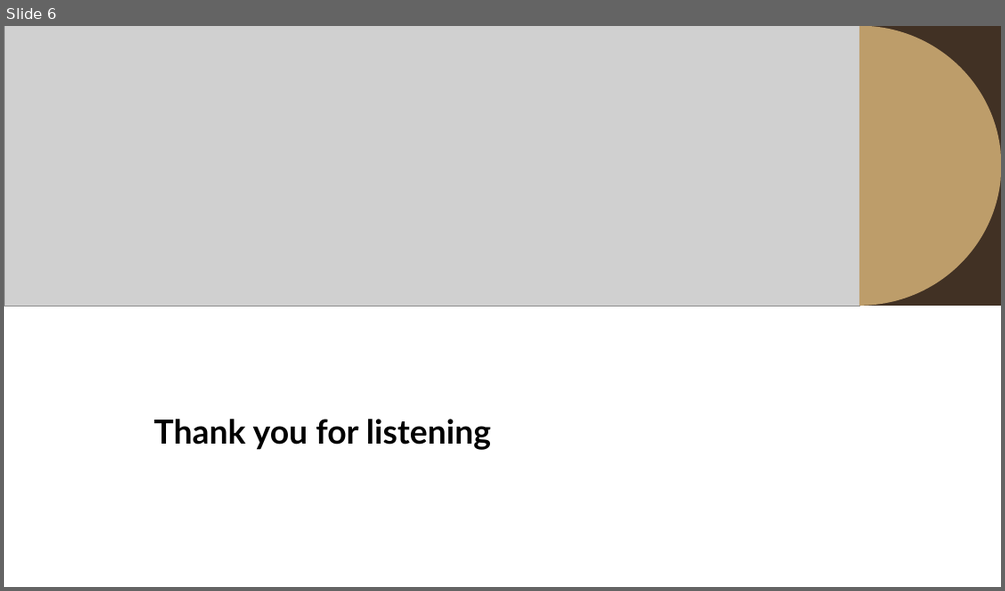
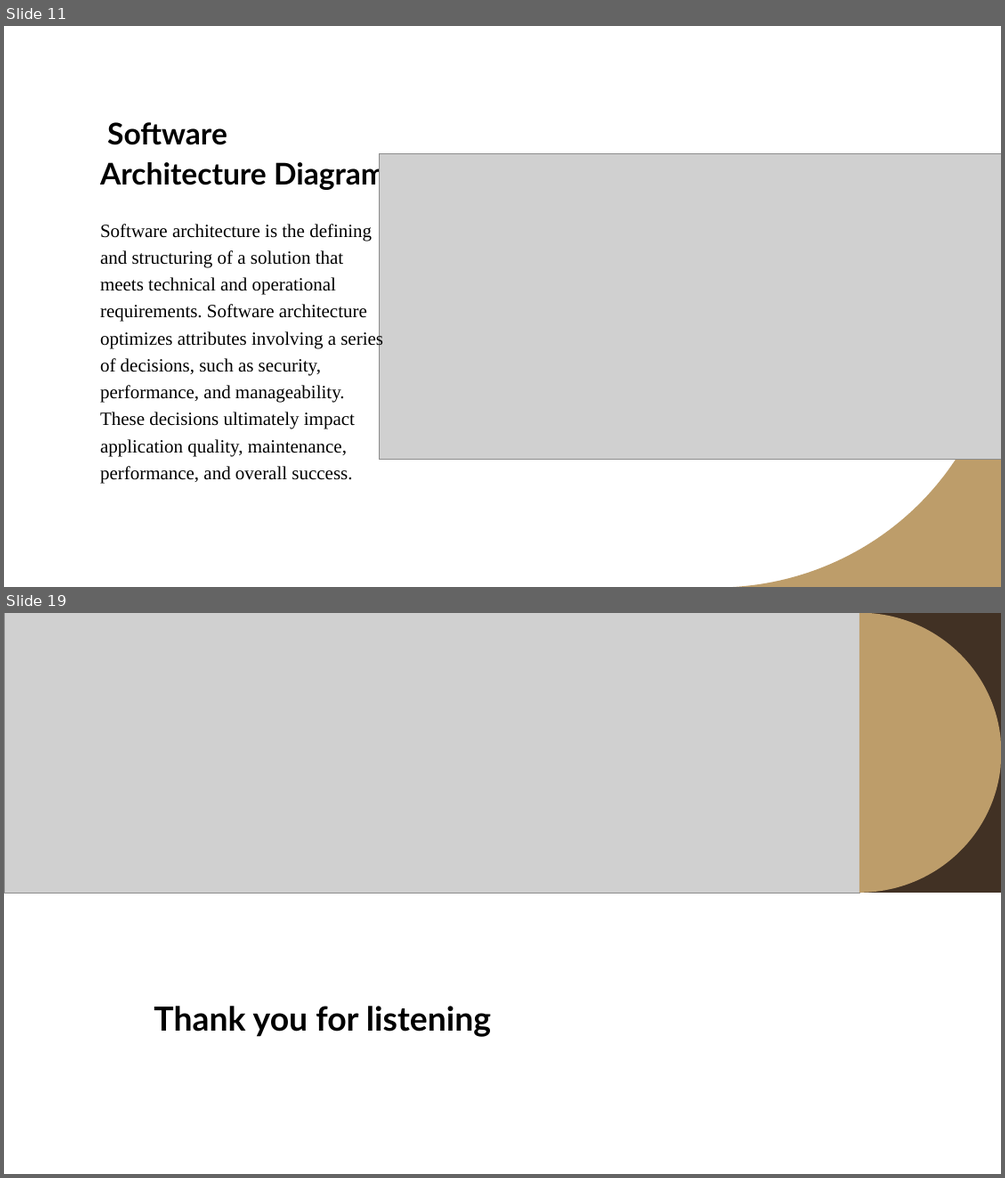
Before and after one commit to khalilAlsulaimani/Software-Engineering-2-Project, a slide deck: report presenatation.pptx. Shown one above the other, each under a label of ours: slide 6 before the commit, slides 11 and 19 after it; the slides between them are not shown. The pictures are 1005x591 and 1005x1178 pixels, drawn with LibreOffice and Linux fonts; fonts in the diff are those of the drawing; grey boxes stand for pictures. Boxes give left, top, right and bottom in pixels: in the first picture for what was removed or moved away, otherwise in the second. Text is boxed around its words. In the diff, an @@ line names an element or a change of style, - is before the commit and + after.

```diff
--- a/report presenatation.pptx
+++ b/report presenatation.pptx
@@ slide 11 added at [4,26,1001,587], background #FFFFFF @@
@@ title added at [100,122,386,190], 28.8 pt, text #000000, bold @@
+Software Architecture Diagram
@@ picture added at [379,154,1001,459] @@
@@ text added at [100,224,383,483], 18 pt, text #000000 @@
+Software architecture is the defining and structuring of a solution that meets technical and operational requirements. Software architecture optimizes attributes involving a series of decisions, such as security, performance, and manageability. These decisions ultimately impact application quality, maintenance, performance, and overall success.
@@ freeform shape added at [724,309,1001,587], fill #BD9D6A @@
@@ what was slide 6 is now slide 19 @@
```
Also in this commit, not shown: 1 slide changed, 16 other slides added, 4 slides removed, 1 other file.
